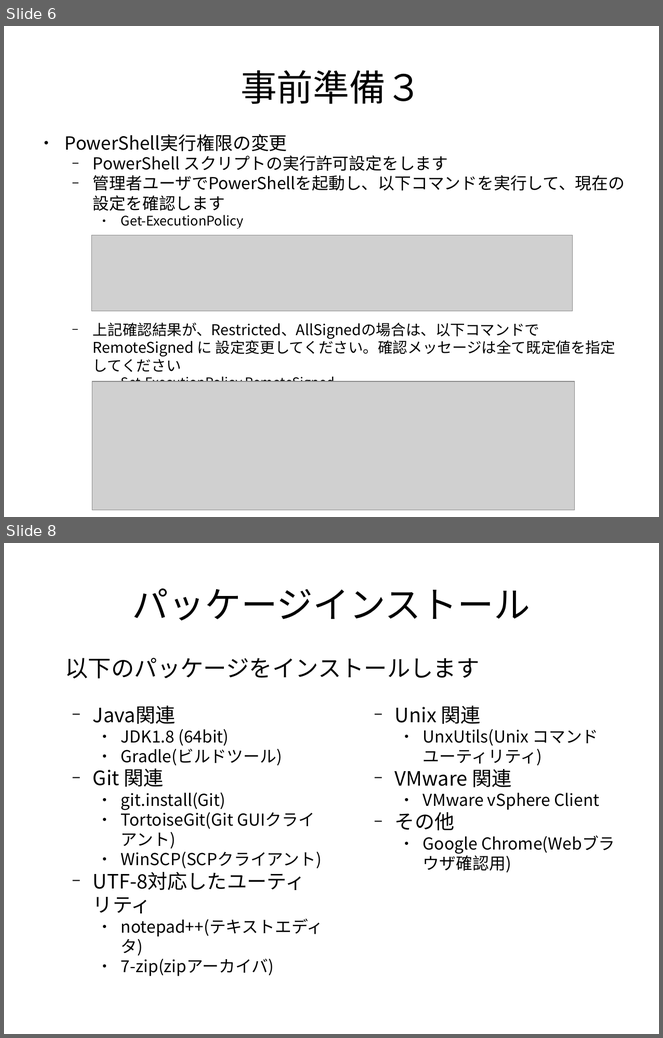
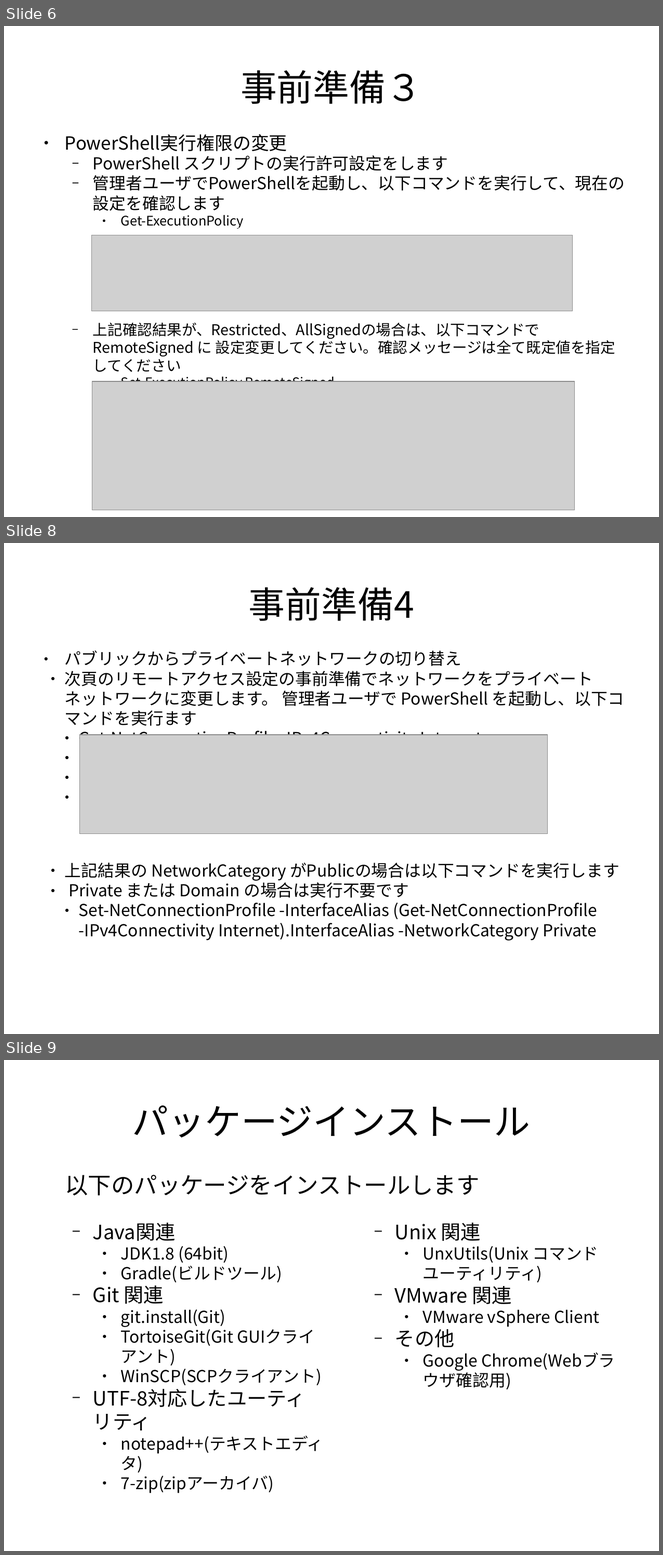
Before and after one commit to frsw3nr/gradle-server-acceptance, a slide deck: docs/jp/tutorial_test_pc.pptx. Shown one above the other, each under a label of ours: slides 6 and 8 before the commit, slides 6, 8 and 9 after it; the slides between them are not shown. The pictures are 663x1038 and 663x1555 pixels, drawn with LibreOffice and Linux fonts; fonts in the diff are those of the drawing; grey boxes stand for pictures. Boxes give left, top, right and bottom in pixels: in the first picture for what was removed or moved away, otherwise in the second. Text is boxed around its words. In the diff, an @@ line names an element or a change of style, - is before the commit and + after.

```diff
--- a/docs/jp/tutorial_test_pc.pptx
+++ b/docs/jp/tutorial_test_pc.pptx
@@ slide 8 added at <box>4,543,659,1034</box>, background #FFFFFF @@
@@ text added at <box>249,587,414,621</box>, 44 pt, text #000000 @@
+事前準備4
@@ text added at <box>65,651,624,941</box>, 20 pt, text #000000 @@
+● パブリックからプライベートネットワークの切り替え
+  ● 次頁のリモートアクセス設定の事前準備でネットワークをプライベートネットワークに変更します。 管理者ユーザで PowerShell を起動し、以下コマンドを実行ます
+    ● Get-NetConnectionProfile -IPv4Connectivity Internet
+  ● 上記結果の NetworkCategory がPublicの場合は以下コマンドを実行します
+  ● Private または Domain の場合は実行不要です
+    ● Set-NetConnectionProfile -InterfaceAlias (Get-NetConnectionProfile -IPv4Connectivity Internet).InterfaceAlias -NetworkCategory Private
@@ picture added at <box>79,735,548,834</box> @@
@@ what was slide 8 is now slide 9 @@
```
Also in this commit, not shown: 6 slides changed, 2 other slides added, 23 other files.
